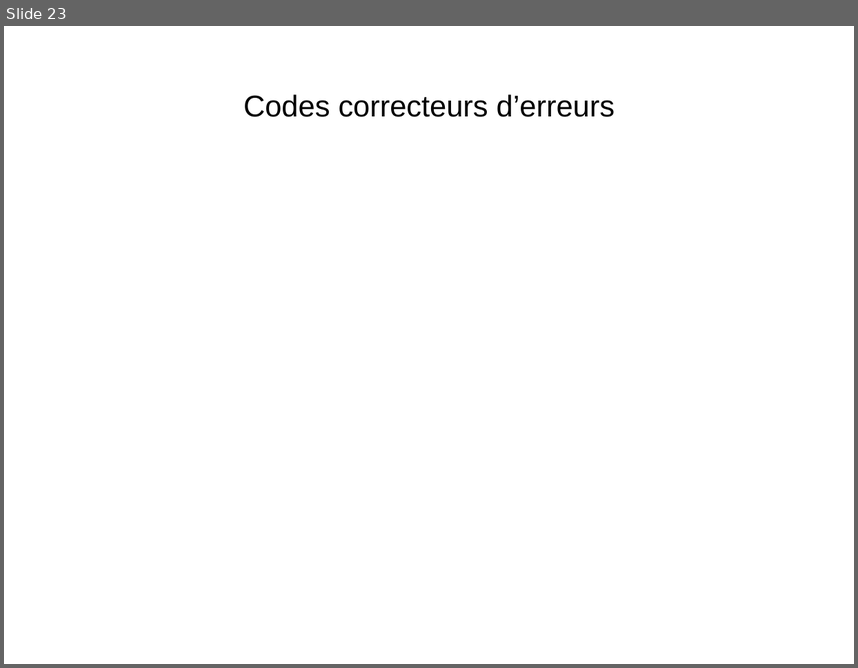
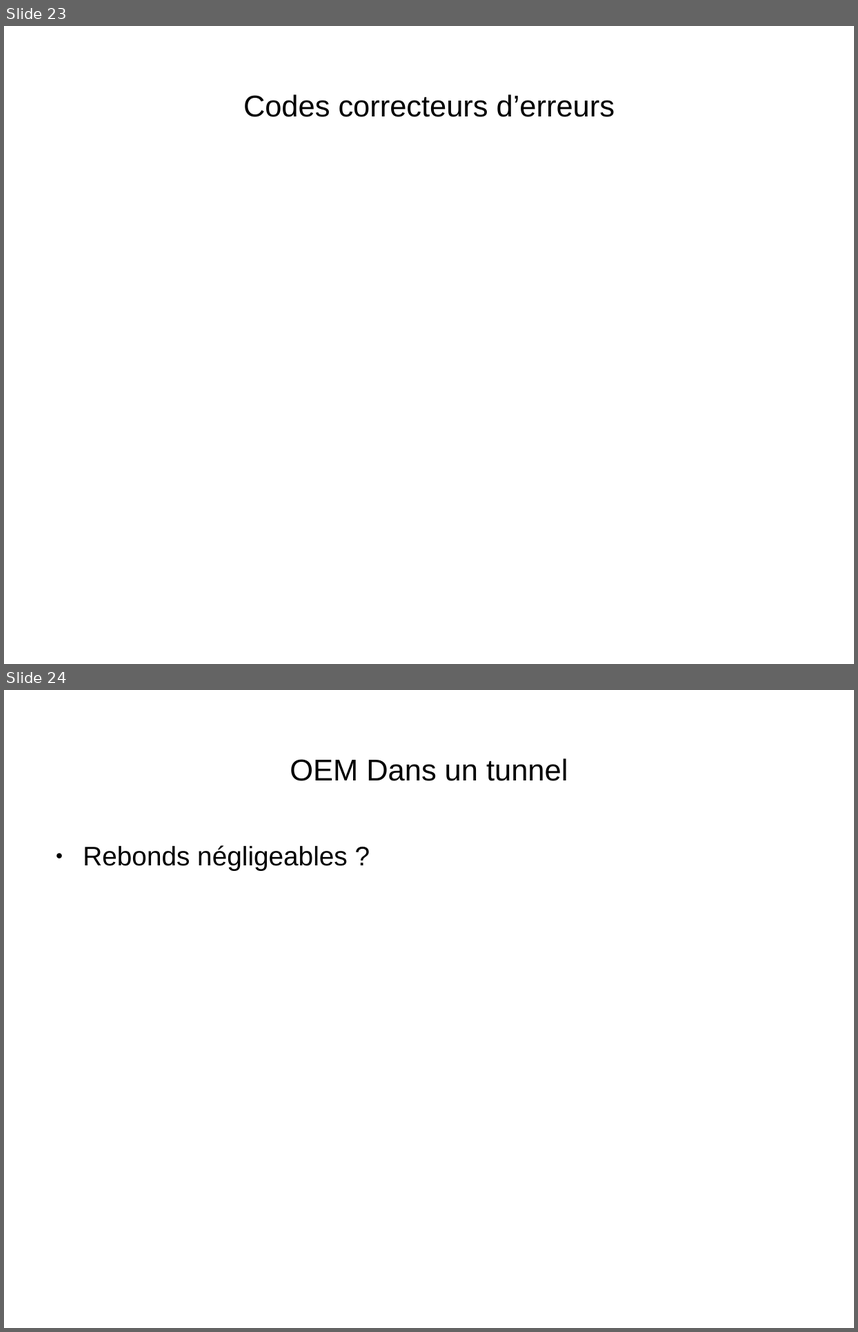
Before and after one commit to Vzrod/tipe, a slide deck: TIPE.odp. Shown one above the other, each under a label of ours: slide 23 before the commit, slides 23 and 24 after it. The pictures are 858x668 and 858x1332 pixels, drawn with LibreOffice and Linux fonts; fonts in the diff are those of the drawing. Boxes give left, top, right and bottom in pixels: in the first picture for what was removed or moved away, otherwise in the second. Text is boxed around its words. In the diff, an @@ line names an element or a change of style, - is before the commit and + after.

```diff
--- a/TIPE.odp
+++ b/TIPE.odp
@@ slide 24 added at <box>4,690,854,1328</box>, background #FFFFFF @@
@@ title added at <box>290,758,568,781</box>, 28 pt, text #000000 @@
+OEM Dans un tunnel
@@ text added at <box>83,845,348,871</box>, 25 pt, text #000000 @@
+● Rebonds négligeables ?
```
Also in this commit, not shown: 1 slide changed, 3 other files.
